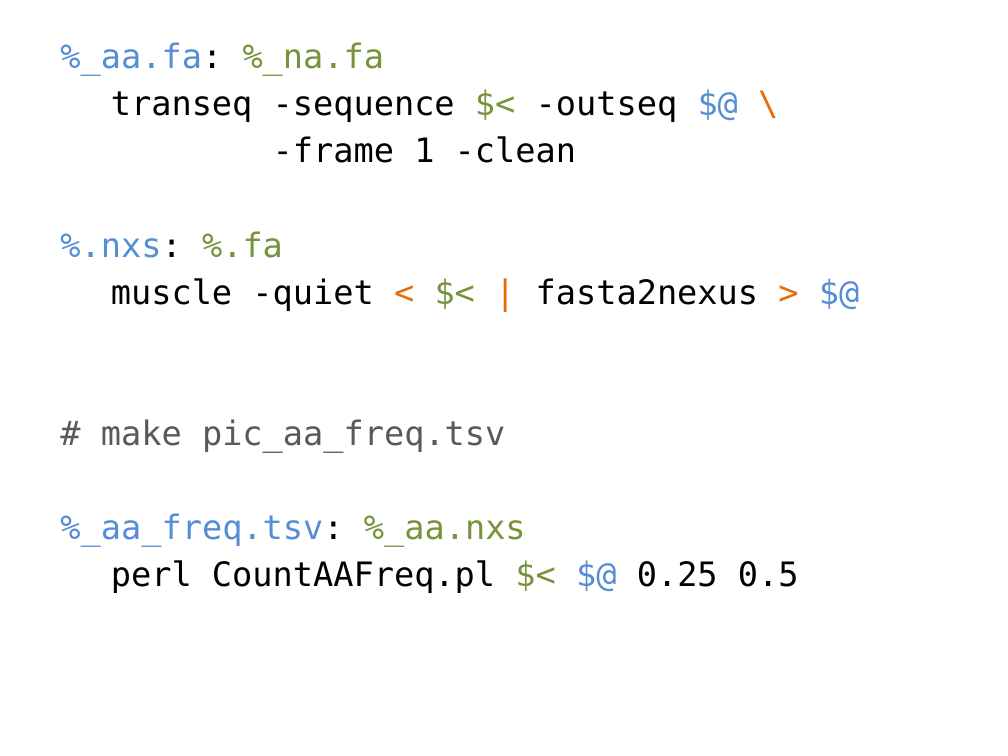
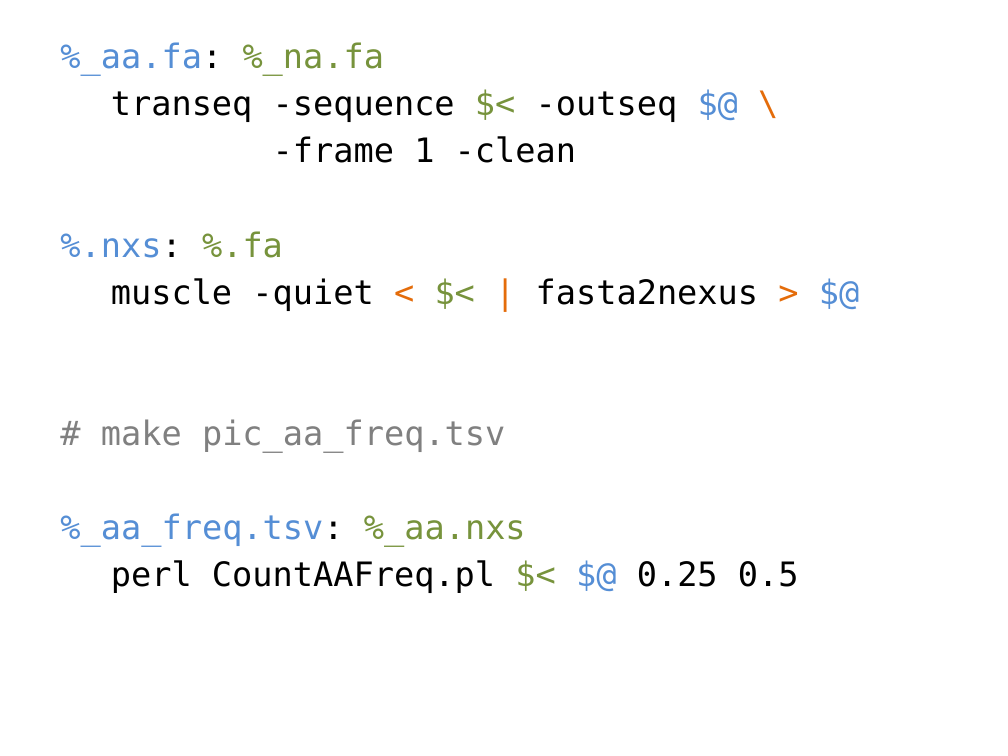
Before and after one commit to tsibley/Workflows-and-Parallel-Processing, a slide deck: slide 14 of CBG-2014-05-21.pptx. Drawn at 1008x756 pixels with LibreOffice and Linux fonts; fonts in the diff are those of the drawing. Boxes give left, top, right and bottom in pixels: in the first picture for what was removed or moved away, otherwise in the second. Text is boxed around its words. In the diff, an @@ line names an element or a change of style, - is before the commit and + after.

```diff
--- a/CBG-2014-05-21.pptx
+++ b/CBG-2014-05-21.pptx
@@ text at (x1=101, y1=419, x2=505, y2=452): text colour #595959 to #808080 in "# make pic_aa_freq.tsv" @@
```
Also in this commit, not shown: 1 other slide changed.
